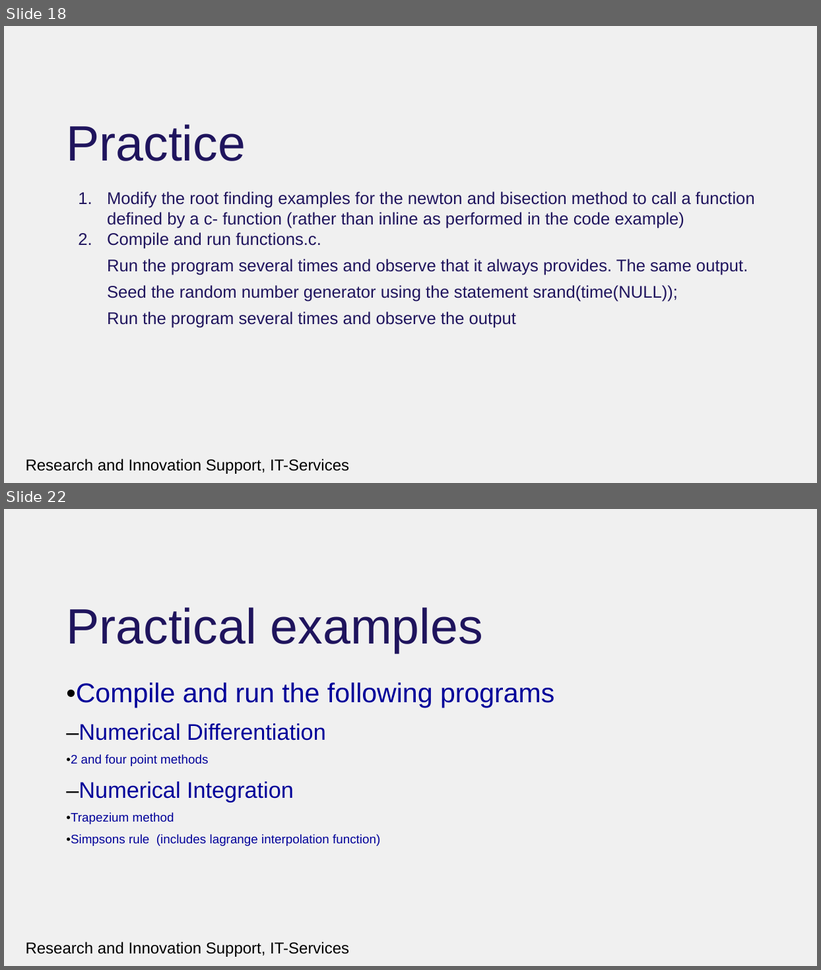
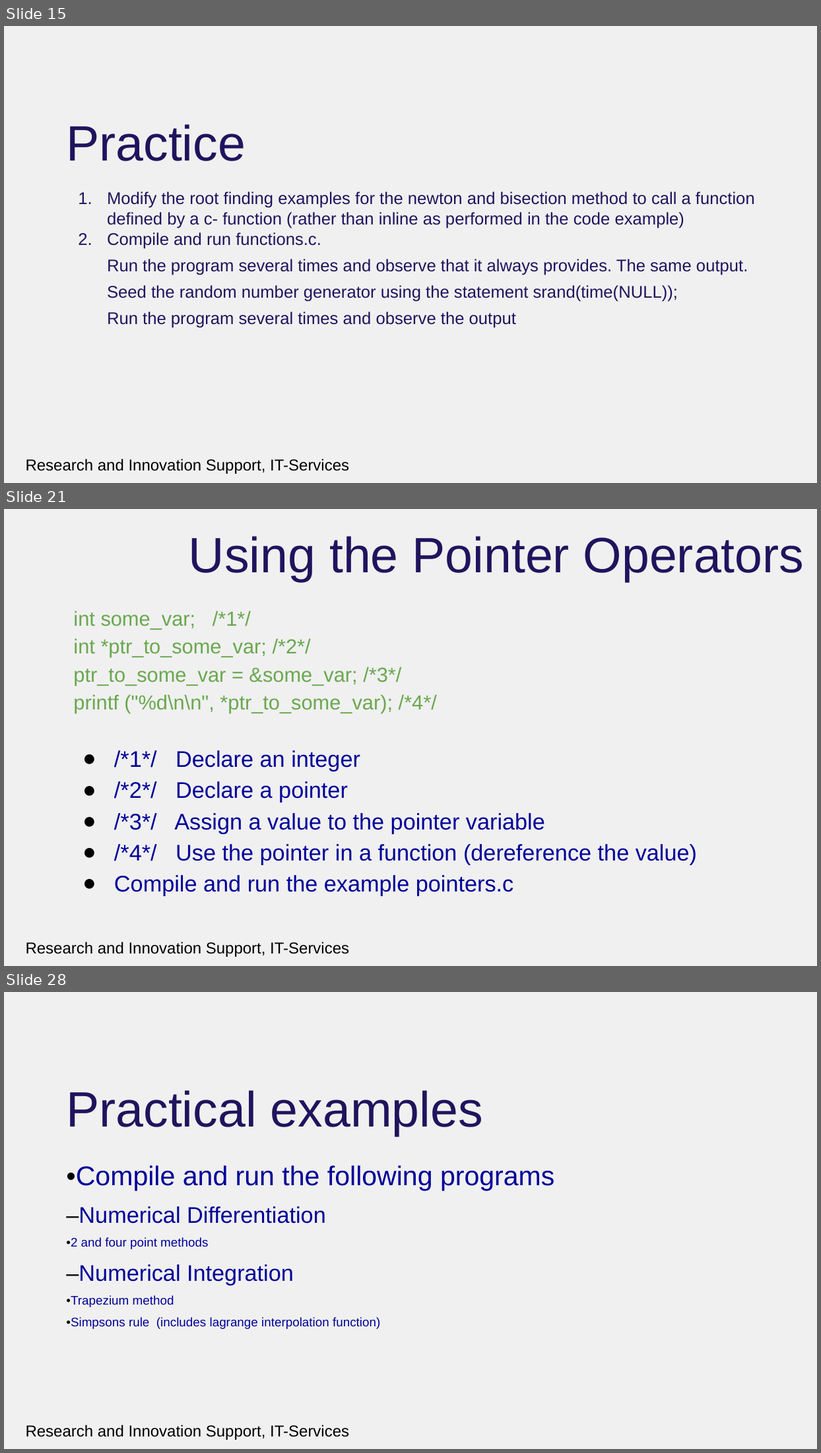
Before and after one commit to rcgsheffield/introc, a slide deck: archive/presentations/functionsandmemory.pptx. Shown one above the other, each under a label of ours: slides 18 and 22 before the commit, slides 15, 21 and 28 after it; the slides between them are not shown. The pictures are 821x970 and 821x1453 pixels, drawn with LibreOffice and Linux fonts; fonts in the diff are those of the drawing; background and template pictures are left out. Boxes give left, top, right and bottom in pixels: in the first picture for what was removed or moved away, otherwise in the second. Text is boxed around its words. In the diff, an @@ line names an element or a change of style, - is before the commit and + after.

```diff
--- a/archive/presentations/functionsandmemory.pptx
+++ b/archive/presentations/functionsandmemory.pptx
@@ slide 21 added at box(4, 509, 817, 966), background #F0F0F0; not listed: 1 template element that a slide beside it also shows @@
@@ title added at box(189, 536, 805, 582), 44 pt, text #1F145D @@
+Using the Pointer Operators
@@ text added at box(73, 611, 437, 714), 18 pt, text #6AA84F @@
+int some_var; /*1*/
+int *ptr_to_some_var; /*2*/
+ptr_to_some_var = &some_var; /*3*/
+printf ("%d\n\n", *ptr_to_some_var); /*4*/
@@ text added at box(114, 751, 697, 896), 20 pt, text #000099 @@
+● /*1*/ Declare an integer
+● /*2*/ Declare a pointer
+● /*3*/ Assign a value to the pointer variable
+● /*4*/ Use the pointer in a function (dereference the value)
+● Compile and run the example pointers.c
@@ what was slide 18 is now slide 15 @@
@@ what was slide 22 is now slide 28 @@
```
Also in this commit, not shown: 1 slide changed, 16 other slides added, 7 slides removed, 31 other files.
